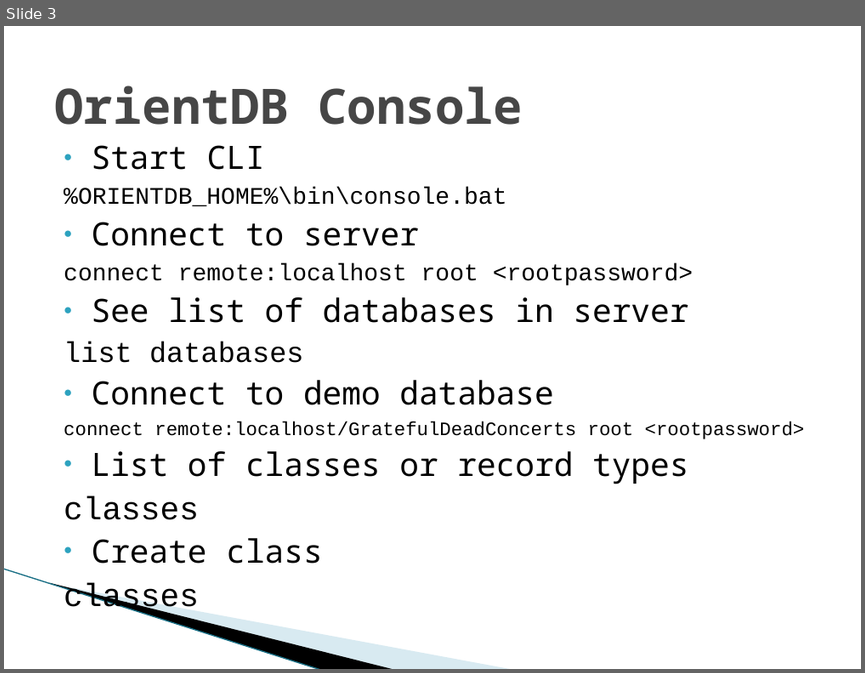
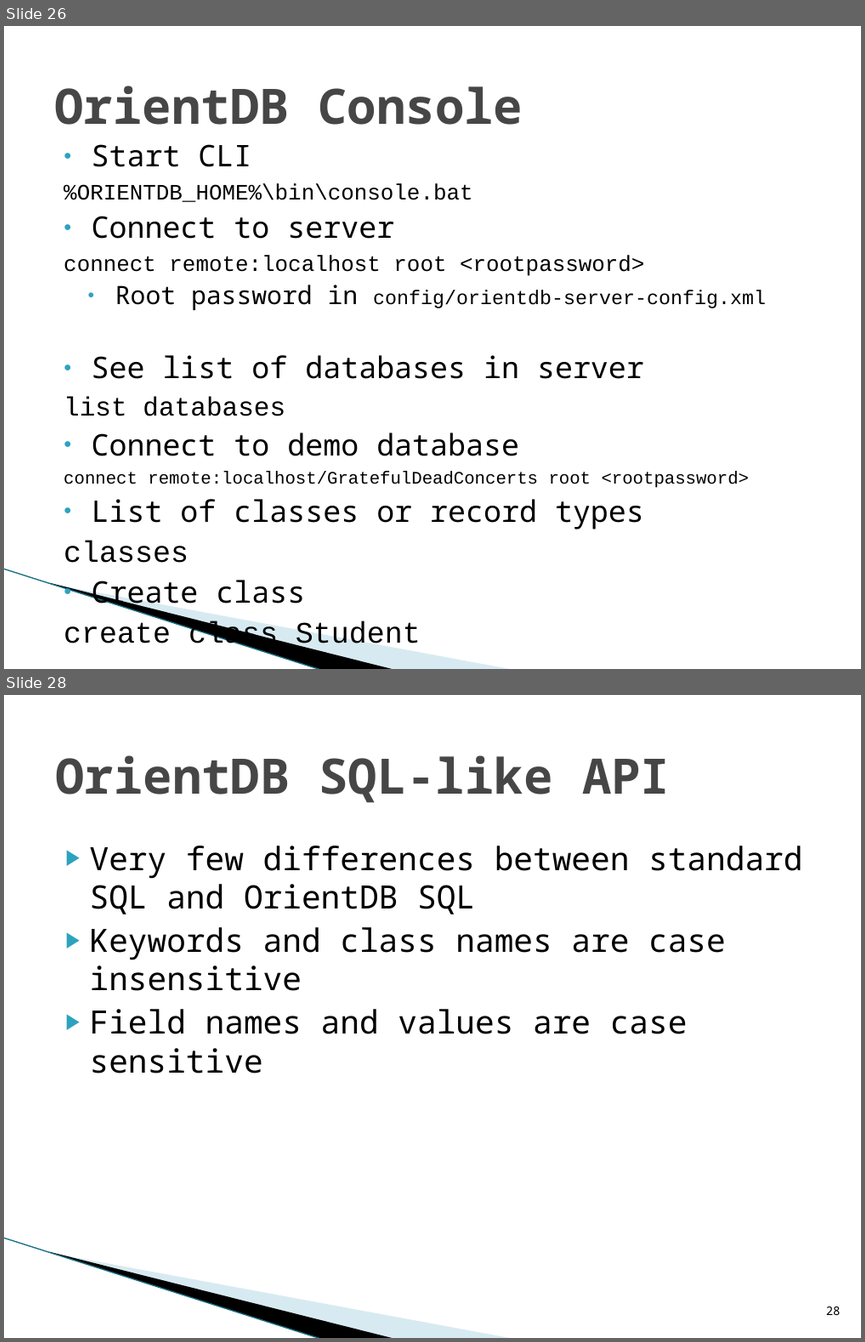
Before and after one commit to arunramkrish/bt_graphdb, a slide deck: presentations/2_OrientDB.pptx. Shown one above the other, each under a label of ours: slide 3 before the commit, slides 26 and 28 after it; the slides between them are not shown. The pictures are 865x673 and 865x1342 pixels, drawn with LibreOffice and Linux fonts; fonts in the diff are those of the drawing; background and template pictures are left out. Boxes give left, top, right and bottom in pixels: in the first picture for what was removed or moved away, otherwise in the second. Text is boxed around its words. In the diff, an @@ line names an element or a change of style, - is before the commit and + after.

Commit message:
updated with more orientdb slides and updated code base

```diff
--- a/presentations/2_OrientDB.pptx
+++ b/presentations/2_OrientDB.pptx
@@ slide 28 added at [4, 695, 861, 1338], background #FFFFFF; not listed: 3 template elements that a slide beside it also shows @@
@@ title added at [55, 755, 670, 803], 41 pt, text #464646, bold @@
+OrientDB SQL-like API
@@ text added at [90, 845, 802, 1073], 27 pt, text #000000 @@
+▶ Very few differences between standard SQL and OrientDB SQL
+▶ Keywords and class names are case insensitive
+▶ Field names and values are case sensitive
@@ page number added at [826, 1306, 840, 1315], 10 pt, text #000000 @@
+28
@@ what was slide 3 is now slide 26 @@
@@ slide 26 changed as well @@
@@ text at [64, 144, 749, 611]: size 27 to 25 pt in "Start CLI", "Connect to server", "See list of databases in server", "Connect to demo database" and 3 more places; size 20 to 18.5 pt in "%ORIENTDB_HOME%\bin\console.bat", "connect remote:localhost root <rootpassword>"; size 24 to 22.2 pt in "list databases"; size 16 to 14.8 pt in "connect remote:localhost/GratefulDeadConcerts root <rootpass ..." @@
@@ text at [115, 284, 766, 310]: paragraph added @@
+  ● Root password in config/orientdb-server-config.xml
@@ text at [64, 622, 420, 652]: text changed; size 27 to 25 pt @@
-classes
+create class Student
```
Also in this commit, not shown: 5 other slides changed, 45 other slides added, 1 other file.
